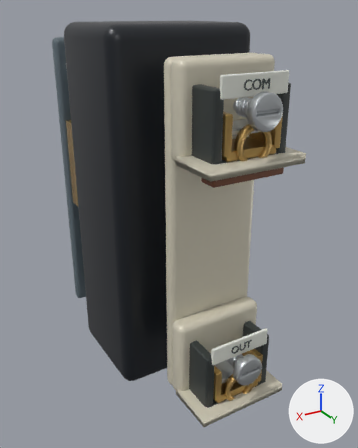
Before and after pictures for a commit that changed the Blender file authoring/blender/models/switch_gang-module-right.blend.
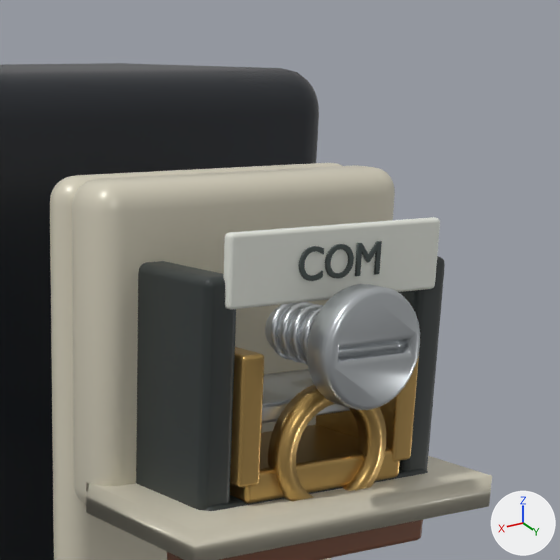
The first picture shows the older version from a 50 mm camera at (0.442, 0.892, 1.0) aimed at (-0.023, 0.117, 0.612). The close-ups show the older and then the newer version on the part from 41% to 92% of the width and 0% to 40% of the height of that picture. Only the edits that show in the close-ups are written down. Arrows for +X, +Y and +Z are at lower right; the lights stay in place.

In view in the first close-up: 'Brass conductor bed', 'Folded brass current cage', 'Insulated cage side', 'Insulated cage side.001', 'Moulded terminal legend pad', 'Rear conductor funnel', 'Recessed screw head', 'mark:COM', 'node-12', 'node-14', 'node-18', 'node-2' and 6 more.
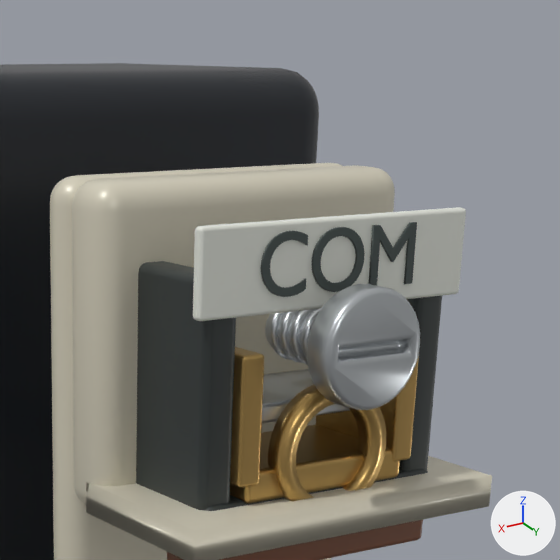
What differs and where, as boxes [x1, y1, x2, y2] in the close-ups (560 x 560 px; the box of a moved part takes in the faces that stretch with it):
'Moulded terminal legend pad', reshaped (26% wider, 22% taller): before [223, 217, 440, 310]; after [193, 207, 466, 321]
part 1 of me_cube_023, moved or reshaped: before [225, 305, 233, 310]; after [193, 316, 203, 321]
part 2 of me_cube_023, moved or reshaped: before [223, 233, 235, 306]; after [193, 226, 205, 317]
part 3 of me_cube_023, moved or reshaped: before [231, 285, 435, 310]; after [202, 290, 459, 321]
part 4 of me_cube_023, moved or reshaped: before [230, 217, 440, 305]; after [203, 207, 466, 317]
part 5 of me_moulded_marking, moved or reshaped: before [357, 242, 382, 276]; after [370, 223, 417, 286]
part 6 of me_moulded_marking, moved or reshaped: before [327, 245, 354, 278]; after [313, 228, 364, 292]
part 7 of me_moulded_marking, moved or reshaped: before [301, 247, 324, 281]; after [263, 231, 308, 297]
part 8 of me_moulded_marking, moved or reshaped: before [325, 244, 354, 279]; after [312, 227, 365, 292]
part 9 of me_moulded_marking, rebuilt (85% wider, 85% taller): before [331, 249, 350, 274]; after [321, 236, 357, 283]
part 10 of me_moulded_marking, added: after [261, 231, 308, 297]
part 11 of me_moulded_marking, added: after [369, 222, 417, 284]
part 12 of me_moulded_marking, deleted: before [299, 246, 323, 281]
part 13 of me_moulded_marking, deleted: before [355, 241, 382, 276]

Edits to the bpy script that builds the scene:
```text
Change me_cube_023:
    used by ob_moulded_terminal_legend_pad; parent = ob_terminal_com; location = (0.0, 0.082, 0.001)
    remove me_cube_023.from_pydata(...)  # 96 vertices, 98 faces; spans x -0.0575..0.0575, y -0.0155..0.0155, z -0.003..0.003
    add me_cube_023.from_pydata(...)  # 96 vertices, 98 faces; spans x -0.0725..0.0725, y -0.019..0.019, z -0.003..0.003
    me_cube_023 part 1: all 24 vertices in x -0.0575..-0.0555, y -0.0155..-0.0135, z -0.003..0.003 are moved by (-0.015, -0.0035, 0.0)
    me_cube_023 part 2: all 24 vertices in x -0.0575..-0.0555, y 0.0135..0.0155, z -0.003..0.003 are moved by (-0.015, 0.0035, 0.0)
    me_cube_023 part 3: all 24 vertices in x 0.0555..0.0575, y -0.0155..-0.0135, z -0.003..0.003 are moved by (0.015, -0.0035, 0.0)
    me_cube_023 part 4: all 24 vertices in x 0.0555..0.0575, y 0.0135..0.0155, z -0.003..0.003 are moved by (0.015, 0.0035, 0.0)
Change me_moulded_marking:
    used by ob_mark_com; parent = ob_terminal_com; location = (0.0, 0.082, 0.005)
    remove me_moulded_marking.from_pydata(...)  # 2926 vertices, 2709 faces; spans x -0.0223..0.0218, y -0.0063..0.008, z -0.0006..0.0006
    add me_moulded_marking.from_pydata(...)  # 2926 vertices, 2709 faces; spans x -0.0423..0.0413, y -0.0119..0.015, z -0.0006..0.0006
    me_moulded_marking part 5: the loose piece of 15 vertices spanning x 0.009..0.0217, y -0.006..0.0076, z 0.0006 is scaled about the mesh origin by (1.9, 1.9, 1)
    me_moulded_marking part 6: the loose piece of 96 vertices spanning x -0.0081..0.0066, y -0.0062..0.0078, z 0.0006 is scaled about the mesh origin by (1.9, 1.9, 1)
    me_moulded_marking part 7: the loose piece of 98 vertices spanning x -0.0222..-0.0099, y -0.0062..0.0078, z 0.0006 is scaled about the mesh origin by (1.9, 1.9, 1)
    me_moulded_marking part 8: the loose piece of 576 vertices spanning x -0.0082..0.0068, y -0.0063..0.008, z -0.0006..0.0006 is scaled about the mesh origin by (1.89, 1.89, 1)
    me_moulded_marking part 9: the loose piece of 576 vertices spanning x -0.006..0.0046, y -0.0044..0.006, z -0.0006..0.0006 is rebuilt with 576 vertices and now spans x -0.0115..0.0087, y -0.0083..0.0114, z -0.0006..0.0006
    me_moulded_marking part 10: a new loose piece of 1176 vertices spanning x -0.0423..-0.0186, y -0.0119..0.015, z -0.0006..0.0006, in mat_rear_terminal_legend (dark grey #424d4b)
    me_moulded_marking part 11: a new loose piece of 180 vertices spanning x 0.0169..0.0413, y -0.0115..0.0147, z -0.0006..0.0006, in mat_rear_terminal_legend (dark grey #424d4b)
    me_moulded_marking part 12: the loose piece of 1176 vertices spanning x -0.0223..-0.0097, y -0.0063..0.008, z -0.0006..0.0006 is deleted
    me_moulded_marking part 13: the loose piece of 180 vertices spanning x 0.0088..0.0218, y -0.0062..0.0078, z -0.0006..0.0006 is deleted
    other edits to the shape of me_moulded_marking do not show in these pictures
```
